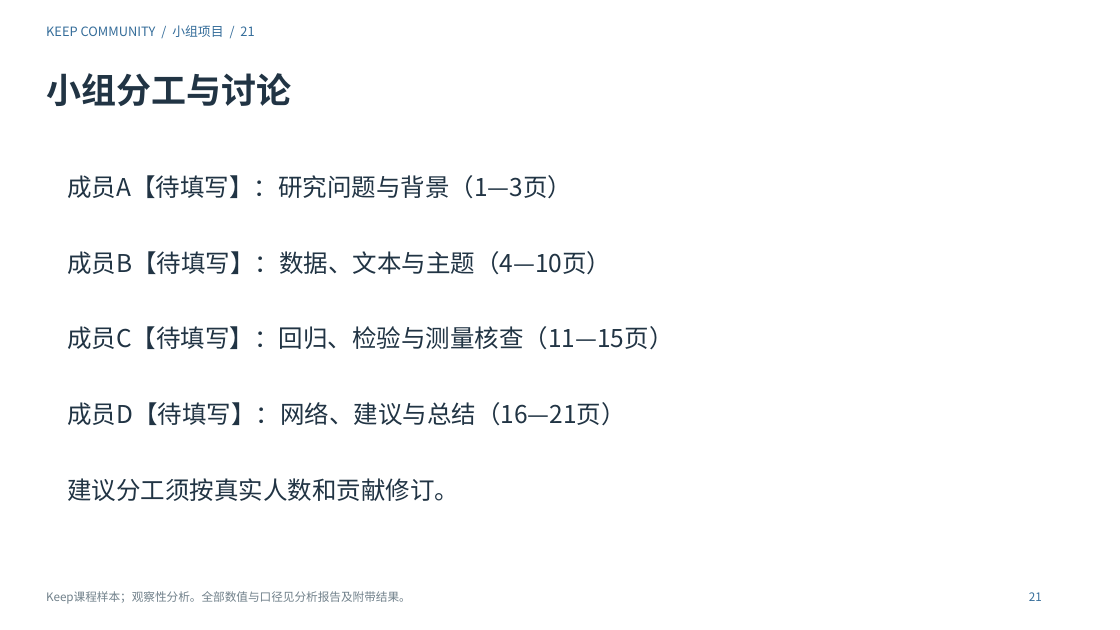
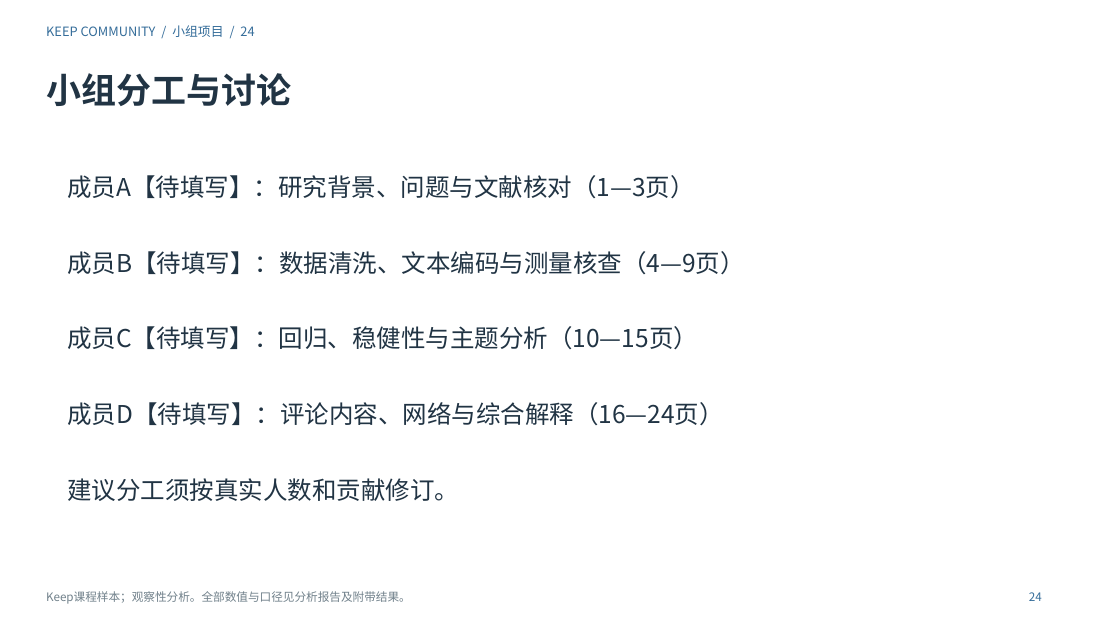
Before and after one commit to Charlie-ChenLin/keep-community-analysis, a slide deck: slide 24 of 演示文稿.pptx (slide 21 before the commit). Drawn at 1120x630 pixels with LibreOffice and Linux fonts; fonts in the diff are those of the drawing. Boxes give left, top, right and bottom in pixels: in the first picture for what was removed or moved away, otherwise in the second. Text is boxed around its words. In the diff, an @@ line names an element or a change of style, - is before the commit and + after.

```diff
--- a/演示文稿.pptx
+++ b/演示文稿.pptx
@@ text at (46, 25, 254, 37): text changed @@
-KEEP COMMUNITY / 小组项目 / 21
+KEEP COMMUNITY / 小组项目 / 24
@@ text at (67, 175, 745, 425): text changed @@
-成员A【待填写】：研究问题与背景（1—3页）
-成员B【待填写】：数据、文本与主题（4—10页）
-成员C【待填写】：回归、检验与测量核查（11—15页）
-成员D【待填写】：网络、建议与总结（16—21页）
+成员A【待填写】：研究背景、问题与文献核对（1—3页）
+成员B【待填写】：数据清洗、文本编码与测量核查（4—9页）
+成员C【待填写】：回归、稳健性与主题分析（10—15页）
+成员D【待填写】：评论内容、网络与综合解释（16—24页）
@@ text at (1029, 592, 1042, 601): text changed @@
-21
+24
```
Also in this commit, not shown: 15 other slides changed, 3 slides added, 56 other files.
